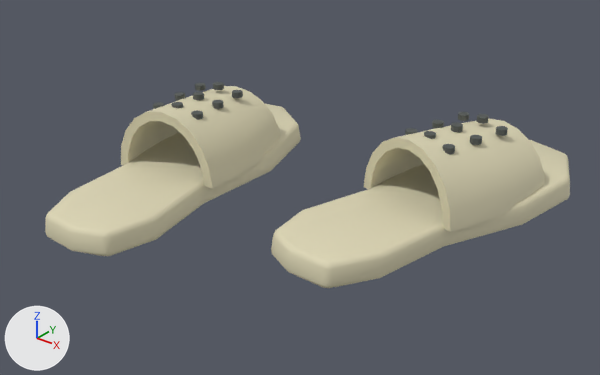
What one commit did to the FBX model Prototype/Assets/CTCC/Art/Meshes/CTCC_PROP_HoneycombSlippers.fbx.
One viewpoint serves both versions: a 50 mm camera at (0.317, -0.382, 0.251) aimed at (0.011, 0.001, 0.013). The lights are fixed; the arrows at lower left show +X, +Y and +Z. The first picture is the older version.

Names of what the first picture shows: 'CTCC_PROP_HoneycombSlippers'.
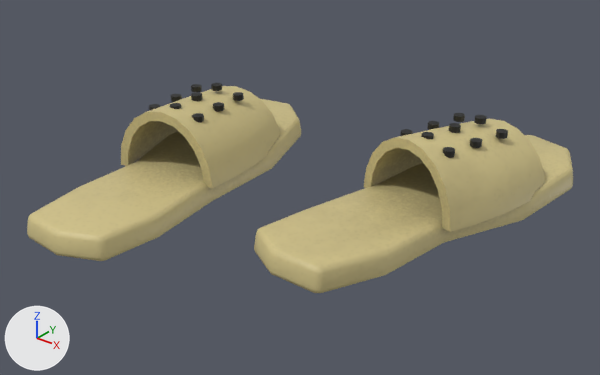
Location of each change, [x1, y1, x2, y2] in pixels of the pictures (600 x 375 px; the box of a moved part takes in the faces that stretch with it):
'CTCC_PROP_HoneycombSlippers', reshaped
    before: [45, 82, 570, 288]
    after: [27, 83, 573, 293]
part 1 of me_adultl_sole_mesh, moved or reshaped
    before: [73, 82, 566, 251]
    after: [78, 83, 567, 247]
part 2 of me_adultl_sole_mesh, recoloured
    before: [45, 86, 570, 288]
    after: [27, 86, 573, 293]
part 3 of me_adultl_sole_mesh, recoloured
    both: [194, 95, 499, 152]

Diff of the bpy script that builds the scene:
```diff
--- a/Prototype/Assets/CTCC/Art/Meshes/CTCC_PROP_HoneycombSlippers.fbx.py
+++ b/Prototype/Assets/CTCC/Art/Meshes/CTCC_PROP_HoneycombSlippers.fbx.py
@@ img_loc03_slippersb_color_png @@
+img_loc03_slippersb_color_png = load_image('LOC03_SlippersB_Color.png', '../Textures/LOC03_SlippersB_Color.png', 512, 512, 'sRGB')
@@ img_loc03_slippers_normal_png @@
+img_loc03_slippers_normal_png = load_image('LOC03_Slippers_Normal.png', '../Textures/LOC03_Slippers_Normal.png', 512, 512, 'Non-Color')
@@ mat_loc03_slippersb @@
+mat_loc03_slippersb = bpy.data.materials.new('LOC03_SlippersB')
+# uses the picture img_loc03_slippers_normal_png
+# uses the picture img_loc03_slippersb_color_png
@@ me_adultl_sole_mesh @@
 # used by ob_ctcc_prop_honeycombslippers; location = (0.0, 0.0, 0.0)
-me_adultl_sole_mesh.from_pydata(...)  # 760 vertices, 650 faces; spans x -0.132..0.148, y -0.132..0.155, z 0.0..0.059
+me_adultl_sole_mesh.from_pydata(...)  # 760 vertices, 830 faces; spans x -0.13..0.146, y -0.144..0.162, z 0.0..0.059
+# me_adultl_sole_mesh part 1: 450 vertices moved from x -0.131..0.148, y -0.132..0.155, z 0.0..0.059 to x -0.129..0.146, y -0.144..0.162, z 0.0..0.059; 90 vertices removed from x -0.132..0.115, y -0.029..0.096, z 0.0..0.059; 90 vertices added at x -0.13..0.116, y -0.031..0.103, z 0.002..0.059
+# me_adultl_sole_mesh part 2: 390 faces spanning x -0.124..0.146, y -0.144..0.162, z 0.0..0.059 switch from mat_slipperyellow (beige #ddd6b5) to mat_loc03_slippersb
+# me_adultl_sole_mesh part 3: 39 faces spanning x -0.102..0.115, y -0.033..0.089, z 0.051..0.059 switch from mat_rubber (dark grey #505552) to mat_loc03_slippersb
```
